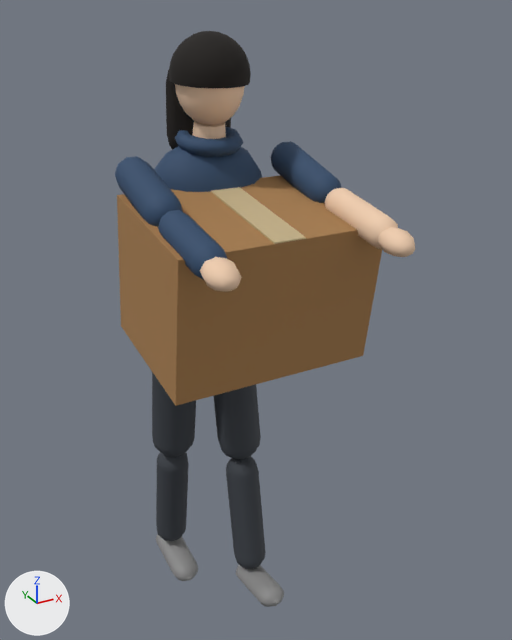
Renders of the glTF model city-hold/public/models/placeholder/char_heavy.glb from each side of a commit.
Rendered twice from a camera (50 mm lens) standing at (-0.92, -2.06, 2.03) and looking at (0.1, -0.21, 1.1). Lighting does not change. The marker at lower left points along +X, +Y and +Z. The first picture is the older version. Both versions are drawn at frame 42 of the action 'held'; the numbers are the values there.

Before the edit, the objects in view are built like this:
```python
me_mesh_11 = bpy.data.meshes.new('Mesh_11')
me_mesh_11.from_pydata(...)  # 100 vertices, 170 faces; spans x -0.052..0.052, y -0.049..0.049, z -0.307..0.007
me_mesh_11.materials.append(mat_top)  # dark blue #2f4a6a
ob_arml = bpy.data.objects.new('armL', None)
ob_arml.parent = ob_torso
ob_arml.location = (-0.245, 0.0, 0.54)
ob_arml.rotation_euler = (-1.45, 0.0, 0.0)  # degrees (-83, 0, 0)
ob_armr = bpy.data.objects.new('armR', None)
ob_armr.parent = ob_torso
ob_armr.location = (0.245, 0.0, 0.54)
ob_armr.rotation_euler = (-1.45, 0.0, 0.0)  # degrees (-83, 0, 0)
ob_head = bpy.data.objects.new('head', None)
ob_head.parent = ob_torso
ob_head.location = (0.0, 0.0, 0.66)
ob_head.rotation_euler = (-0.075, 0.0, 0.0)  # degrees (-4.3, 0, 0)
ob_legl = bpy.data.objects.new('legL', None)
ob_legl.parent = ob_hips
ob_legl.location = (-0.1, 0.0, -0.02)
ob_legl.rotation_euler = (0.165, 0.0, 0.0)  # degrees (9.5, 0, 0)
ob_mesh_11_001 = bpy.data.objects.new('Mesh_11.001', me_mesh_11)
ob_mesh_11_001.parent = ob_armr
ob_mesh_11_001.location = (0.0, 0.0, 0.0)
ob_torso = bpy.data.objects.new('torso', None)
ob_torso.parent = ob_hips
ob_torso.location = (0.0, 0.0, 0.06)
ob_torso.rotation_euler = (0.15, 0.0, 0.0)  # degrees (8.6, 0, 0)
# also in view: 'Mesh_13.001' at (0.25, -0.68, 1.47); 'Mesh_2' at (-0.1, 0.12, 0.26); 'Mesh_1' at (-0.1, 0.04, 0.73); 'Mesh_7' at (0.0, -0.09, 1.66); 'Mesh_3.001' at (0.1, -0.22, 0.0)
```
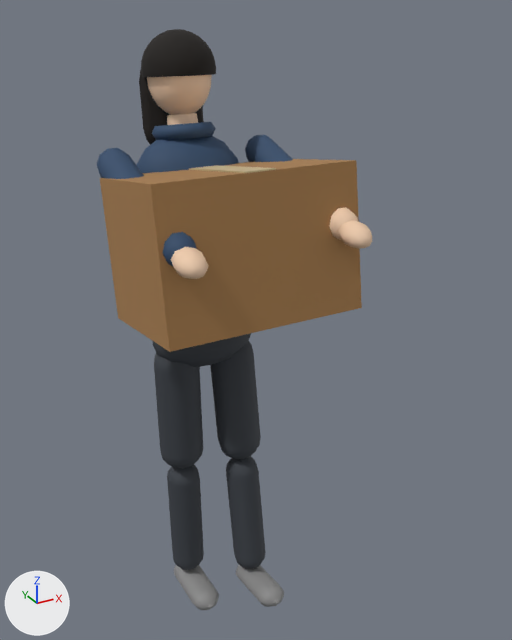
Not drawn themselves, but carrying or shaping drawn objects: ob_legl, ob_torso, ob_head, ob_arml, ob_armr.

Boxes [x1, y1, x2, y2] around the edits, measured in the pictures (512 x 640 px):
'Mesh_15', turned
    before: [117, 175, 382, 406]
    after: [100, 159, 362, 352]
'Mesh_9', turned
    before: [169, 31, 251, 88]
    after: [141, 29, 216, 77]
'Mesh_4', turned
    before: [154, 146, 262, 192]
    after: [137, 136, 239, 173]
'Mesh_1', turned
    before: [152, 372, 196, 457]
    after: [154, 353, 203, 469]
'Mesh_2', turned
    before: [156, 452, 189, 541]
    after: [167, 465, 204, 570]
'Mesh_8', turned
    before: [175, 84, 245, 126]
    after: [147, 75, 212, 115]
'Mesh_11', turned
    before: [115, 156, 183, 227]
    after: [97, 148, 144, 179]
'Mesh_11.001', turned
    before: [271, 141, 341, 203]
    after: [245, 135, 293, 162]
'Mesh_12', turned
    before: [158, 210, 227, 280]
    after: [163, 232, 197, 266]
'Mesh_16', turned
    before: [211, 187, 306, 244]
    after: [189, 165, 276, 173]
'Mesh_14', turned
    before: [325, 188, 398, 249]
    after: [329, 207, 358, 240]
'Mesh_10', turned
    before: [166, 70, 231, 149]
    after: [139, 70, 204, 145]
'Mesh_3', turned
    before: [156, 534, 198, 581]
    after: [174, 565, 219, 610]
'Mesh_7', turned
    before: [175, 127, 243, 157]
    after: [152, 122, 216, 140]
'Mesh_13', turned
    before: [200, 257, 242, 292]
    after: [171, 247, 209, 279]
'Mesh_13.001', turned
    before: [377, 227, 415, 257]
    after: [338, 220, 372, 249]
'Mesh_6', turned
    before: [192, 121, 226, 139]
    after: [167, 113, 198, 125]
'Mesh_0', unchanged, uncovered by the edit
    after: [153, 333, 251, 367]

The change in detail:
Object 'legL' (ob_legl) turns from (9.5, 0, 0) to (-1.5, 0, 0) degrees about x, y and z.
Object 'torso' (ob_torso) turns from (8.6, 0, 0) to (-8.9, 0, 0) degrees about x, y and z.
Object 'head' (ob_head) turns from (-4.3, 0, 0) to (4.5, 0, 0) degrees about x, y and z.
Object 'armL' (ob_arml) turns from (-83, 0, 0) to (-63, 0, 0) degrees about x, y and z.
Object 'armR' (ob_armr) turns from (-83, 0, 0) to (-63, 0, 0) degrees about x, y and z.
